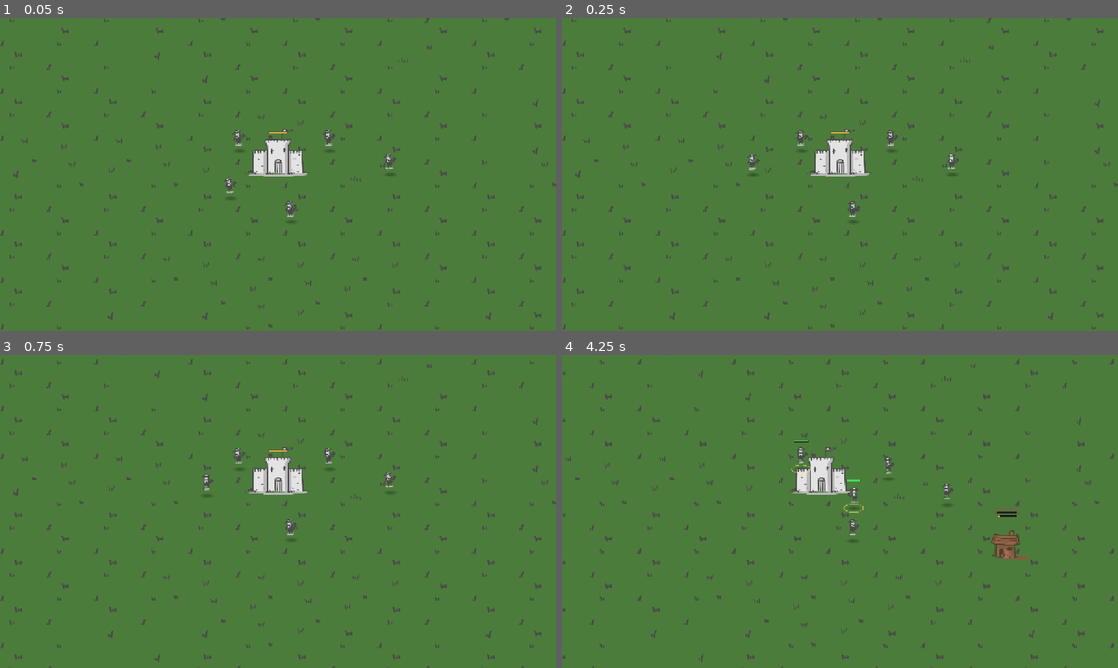
Above: before the commit, frames 1-4 (two rows, left to right).
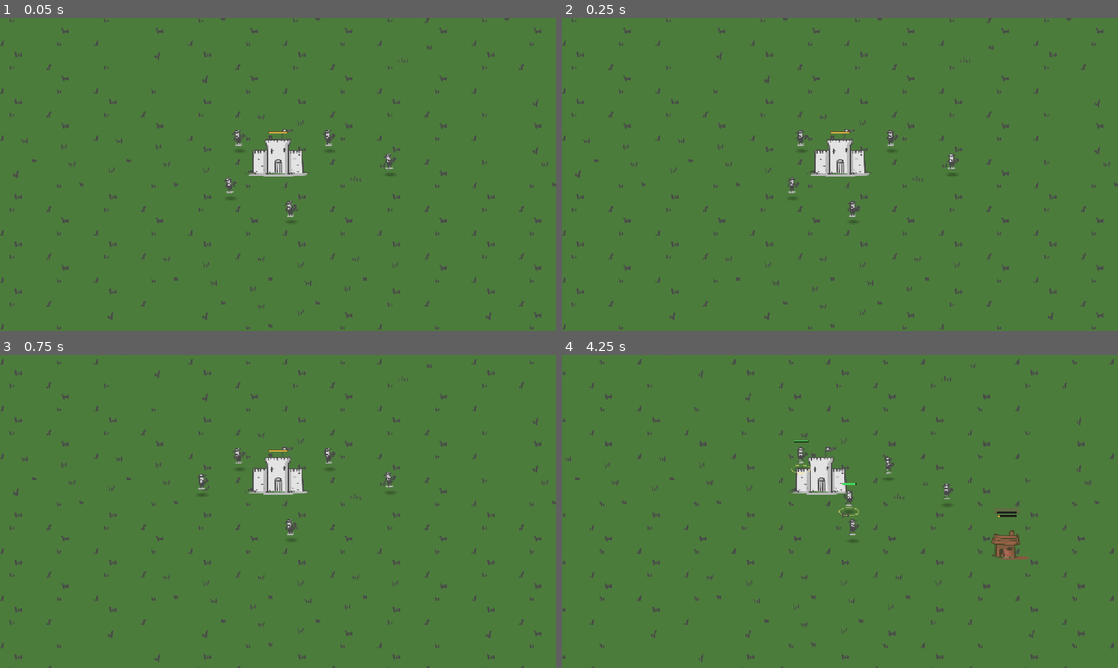
Above: after the commit, the same moments.

Repository: manurode/gameX
Game: Godot game, scene res://tests/navigation_integration.tscn
Same seed, same stepped clock (60 frames per second), same inputs: the game is played once before the commit and once after it. This scene is started directly instead of the project's main scene.
Inputs (mouse positions are in pixels of both pictures, inside the frame that each line leads up to):
- Up to frame 1 (0.05 s): no input
- Up to frame 2 (0.25 s): no input
- Up to frame 3 (0.75 s): tap Enter at 0.5 s; move the mouse to (400, 495) at 0.52 s; tap S (camera_pan_down) at 0.6 s; click (400, 495) at 0.67 s
- Up to frame 4 (4.25 s): drag from (728, 527) to (812, 574) at 1.27 s; move the mouse to (895, 442) at 2.02 s; tap D (camera_pan_right) at 2.1 s; click (895, 442) at 2.17 s; drag from (812, 574) to (673, 464) at 2.77 s; move the mouse to (1006, 558) at 3.52 s; tap 1 at 3.6 s; click (1006, 558) at 3.67 s

Frame 1 is identical in both runs. In frame 2, 0.1% of the frame differs, in the area x 33-43%, y 43-59%; in frame 3, 0.1%; in frame 4, 0.2%, in the area x 49-55%, y 39-52%.

Commit message:
fix: Remove unnecessary navigation rebuild calls and optimize path grid updates

Diff:
--- a/scripts/input/build_manager.gd
+++ b/scripts/input/build_manager.gd
@@ -209,10 +209,8 @@
 		building.set_wall_vertical(true)
 	_buildings_container.add_child(building)
 	building.global_position = world_pos
-	building.construction_completed.connect(_on_building_completed.bind(building))
 	if _job_manager != null:
 		_job_manager.alert_nearby_builders(building)
-	_request_nav_rebuild(building)
 	return building
 
 
@@ -392,10 +390,6 @@
 	return _resource_manager.can_afford(total_cost)
 
 
-func _on_building_completed(building: Building) -> void:
-	_request_nav_rebuild(building)
-
-
 func _has_gather_node_nearby(world_pos: Vector2, type_id: String) -> bool:
 	var gather_type: String = BuildingDatabase.get_gather_type(type_id)
 	if gather_type.is_empty():
@@ -419,12 +413,6 @@
 	return false
 
 
-func _request_nav_rebuild(changed_building: Building = null) -> void:
-	var world := get_tree().get_first_node_in_group("game_world")
-	if world != null and world.has_method("rebuild_navigation"):
-		world.call_deferred("rebuild_navigation", changed_building)
-
-
 func _screen_to_world(screen_point: Vector2) -> Vector2:
 	return get_viewport().get_canvas_transform().affine_inverse() * screen_point
 
--- a/scripts/world/navigation_setup.gd
+++ b/scripts/world/navigation_setup.gd
@@ -6,10 +6,12 @@
 const AGENT_CLEARANCE := 16.0
 const SEGMENT_SAMPLE_STEP := 8.0
 const CLOSEST_POINT_SEARCH_LIMIT := 48
+const DYNAMIC_REBUILD_RADIUS := 128.0
 
 var _ground_layer: TinyTilesMap
 var _sector_regions: Dictionary = {}
 var _dirty_sectors: Dictionary = {}
+var _dirty_path_grid_points: Dictionary = {}
 var _obstacles: Array = []
 var _buildings: Array = []
 var _rebuild_timer: Timer
@@ -44,16 +46,32 @@
 func request_rebuild_at(world_position: Vector2) -> void:
 	if _ground_layer == null:
 		return
-	var cell := _ground_layer.get_cell_at_world(world_position)
-	var sector := Vector2i(
-		floori(float(cell.x) / float(SECTOR_SIZE)),
-		floori(float(cell.y) / float(SECTOR_SIZE))
-	)
-	for y in range(sector.y - 1, sector.y + 2):
-		for x in range(sector.x - 1, sector.x + 2):
+	var radius_vector := Vector2(DYNAMIC_REBUILD_RADIUS, DYNAMIC_REBUILD_RADIUS)
+	var min_cell := Vector2i(1 << 30, 1 << 30)
+	var max_cell := Vector2i(-(1 << 30), -(1 << 30))
+	for corner in [
+		world_position - radius_vector,
+		world_position + radius_vector,
+		world_position + Vector2(radius_vector.x, -radius_vector.y),
+		world_position + Vector2(-radius_vector.x, radius_vector.y),
+	]:
+		var corner_cell := _ground_layer.get_cell_at_world(corner)
+		min_cell = min_cell.min(corner_cell)
+		max_cell = max_cell.max(corner_cell)
+	var min_sector := Vector2i(
+		floori(float(min_cell.x) / float(SECTOR_SIZE)),
+		floori(float(min_cell.y) / float(SECTOR_SIZE))
+	)
+	var max_sector := Vector2i(
+		floori(float(max_cell.x) / float(SECTOR_SIZE)),
+		floori(float(max_cell.y) / float(SECTOR_SIZE))
+	)
+	for y in range(min_sector.y, max_sector.y + 1):
+		for x in range(min_sector.x, max_sector.x + 1):
 			var key := Vector2i(x, y)
 			if key in _sector_regions:
 				_dirty_sectors[key] = true
+	_mark_path_grid_dirty(world_position)
 	_ensure_rebuild_timer()
 	_rebuild_timer.start(REBUILD_DEBOUNCE)
 
@@ -64,6 +82,7 @@
 			region.queue_free()
 	_sector_regions.clear()
 	_dirty_sectors.clear()
+	_dirty_path_grid_points.clear()
 
 	var map_size := _ground_layer.get_map_size()
 	var sector_count := Vector2i(
@@ -198,7 +217,36 @@
 	_dirty_sectors.clear()
 	for sector in sectors:
 		_rebuild_sector(sector)
-	_rebuild_path_grid()
+	_rebuild_dirty_path_grid()
+
+
+func _mark_path_grid_dirty(world_position: Vector2) -> void:
+	if _path_grid_size == Vector2i.ZERO:
+		return
+
+	var radius_vector := Vector2(DYNAMIC_REBUILD_RADIUS, DYNAMIC_REBUILD_RADIUS)
+	var min_id := _world_to_grid(world_position - radius_vector) - Vector2i.ONE
+	var max_id := _world_to_grid(world_position + radius_vector) + Vector2i.ONE
+	min_id = min_id.max(Vector2i.ZERO)
+	max_id = max_id.min(_path_grid_size - Vector2i.ONE)
+	for y in range(min_id.y, max_id.y + 1):
+		for x in range(min_id.x, max_id.x + 1):
+			_dirty_path_grid_points[Vector2i(x, y)] = true
+
+
+func _rebuild_dirty_path_grid() -> void:
+	if _dirty_path_grid_points.is_empty() or _path_grid_size == Vector2i.ZERO:
+		return
+
+	var dirty_points := _dirty_path_grid_points.keys()
+	_dirty_path_grid_points.clear()
+	for dirty_point in dirty_points:
+		var point_id: Vector2i = dirty_point
+		_path_grid.set_point_solid(
+			point_id,
+			not _is_world_point_walkable(_grid_to_world(point_id))
+		)
+	_navigation_version += 1
 
 
 func get_navigation_path(from_position: Vector2, target_position: Vector2) -> PackedVector2Array:
--- a/tests/navigation_integration.gd
+++ b/tests/navigation_integration.gd
@@ -28,6 +28,23 @@
 	assert(unit != null)
 	assert(navigation_manager != null)
 
+	var initial_version: int = navigation_manager.get_navigation_version()
+	var rebuild_started := Time.get_ticks_msec()
+	world.rebuild_navigation(building)
+	for _frame in 120:
+		await get_tree().process_frame
+		if navigation_manager.get_navigation_version() > initial_version:
+			break
+	var rebuild_elapsed := Time.get_ticks_msec() - rebuild_started
+	assert(
+		navigation_manager.get_navigation_version() > initial_version,
+		"The dynamic navigation update did not finish."
+	)
+	assert(
+		rebuild_elapsed < 1000,
+		"Dynamic navigation update took %d ms." % rebuild_elapsed
+	)
+
 	var start := building.global_position + Vector2(-240.0, 0.0)
 	var destination := building.global_position + Vector2(240.0, 0.0)
 	var path: PackedVector2Array = navigation_manager.get_navigation_path(start, destination)
@@ -45,5 +62,6 @@
 			break
 
 	assert(reached, "The unit did not navigate around the building.")
+	print("DYNAMIC_NAV_REBUILD_OK %dms" % rebuild_elapsed)
 	print("NAVIGATION_INTEGRATION_OK")
 	get_tree().quit(0)
